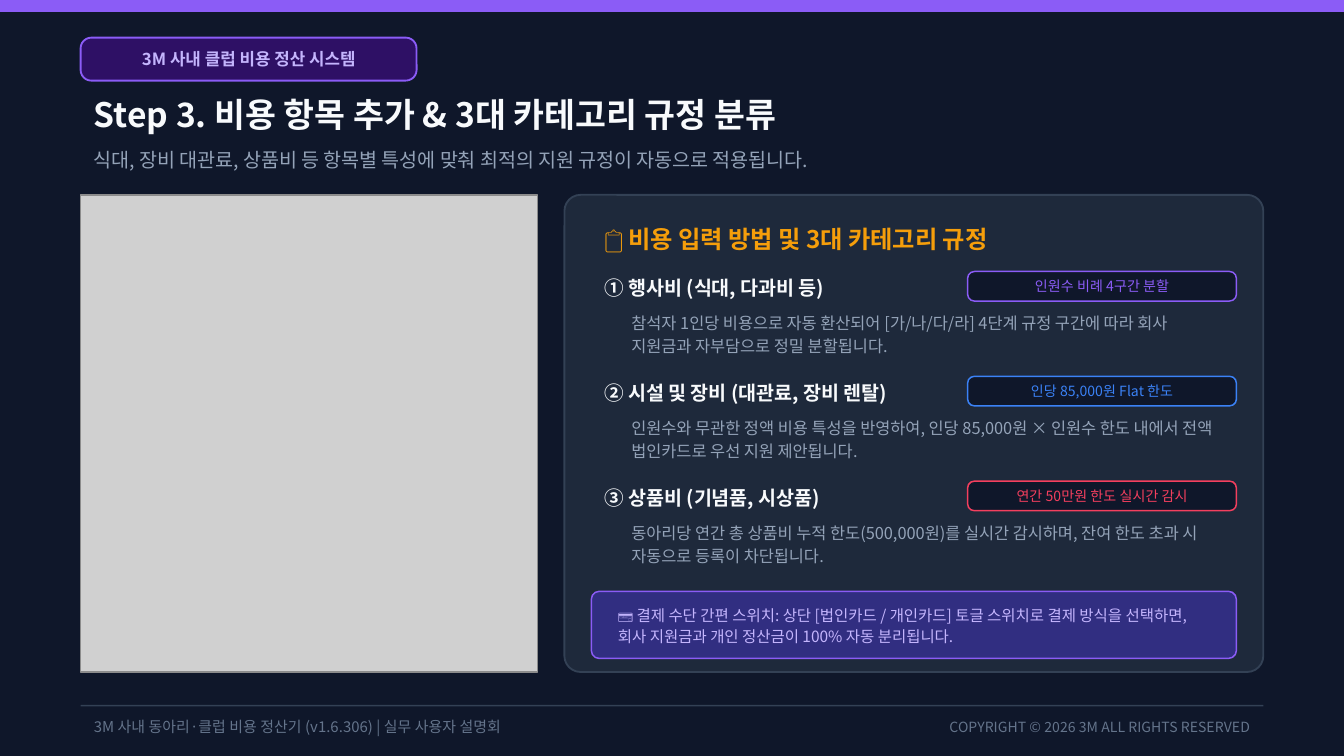
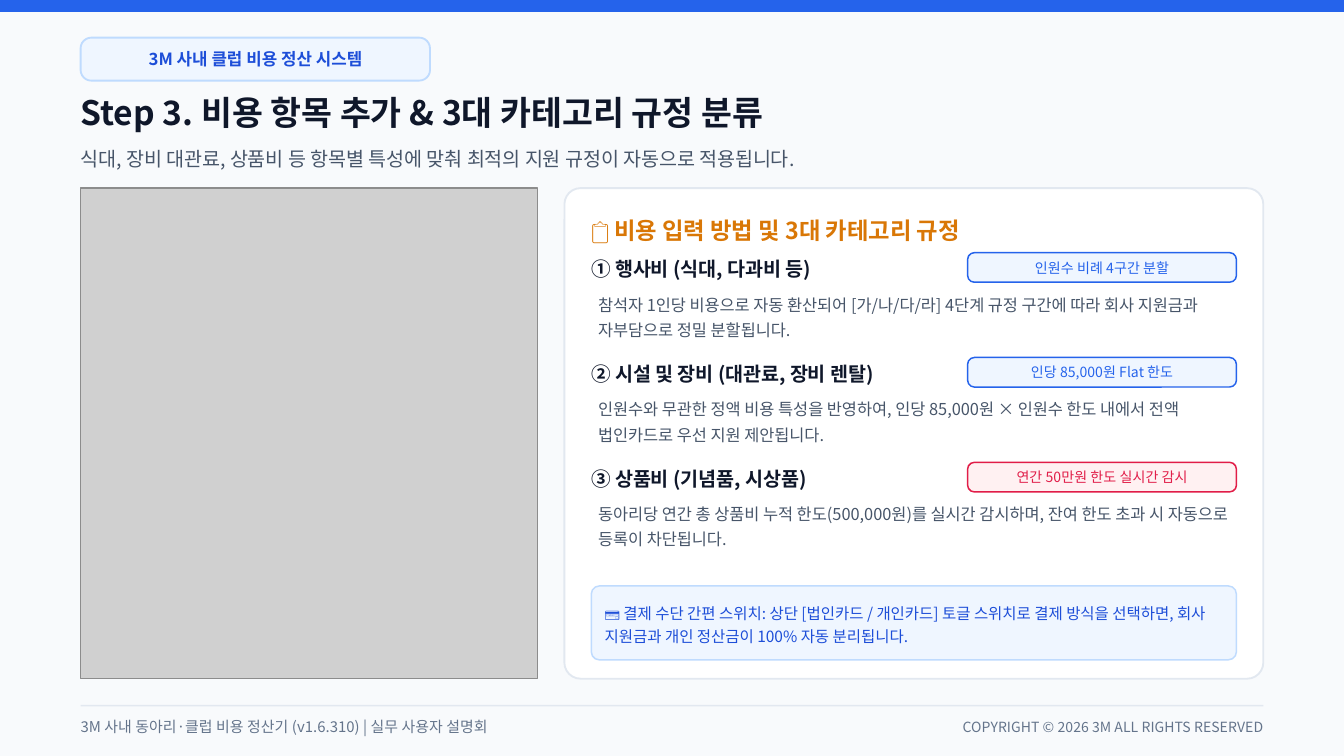
Before and after one commit to gochujangs33-dot/Club-expense, a slide deck: slide 5 of 3M_사내_클럽_비용_정산_시스템_사용_설명회.pptx. Drawn at 1344x756 pixels with LibreOffice and Linux fonts; fonts in the diff are those of the drawing; grey boxes stand for pictures. Boxes give left, top, right and bottom in pixels: in the first picture for what was removed or moved away, otherwise in the second. Text is boxed around its words. In the diff, an @@ line names an element or a change of style, - is before the commit and + after.

Commit message:
v1.6.311: 발표용 설명회 PPT 라이트 테마 전면 개편(줄간격/여백 최적화) 및 결산 보고서 소진율 퍼센트 줄바꿈 방지

```diff
--- a/3M_사내_클럽_비용_정산_시스템_사용_설명회.pptx
+++ b/3M_사내_클럽_비용_정산_시스템_사용_설명회.pptx
@@ rectangle at (0, 0, 1344, 755): fill #0F172A to #F8FAFC; outline #0F172A 1 pt to #F8FAFC 1 pt @@
@@ rectangle at (0, 0, 1344, 11): fill #8B5CF6 to #2563EB; outline #8B5CF6 1 pt to #2563EB 1 pt @@
@@ text "3M 사내 클럽 비용 정산 ..." at (149, 51, 362, 67): text colour #C4B5FD to #1D4ED8 @@
@@ rounded rectangle: place and size @@
-rounded rectangle at (81, 38, 417, 81)
+rounded rectangle at (81, 38, 430, 81)
@@ rounded rectangle at (81, 38, 430, 81): fill #2E1065 to #EFF6FF; outline #8B5CF6 1 pt to #BFDBFE 1 pt @@
@@ text "식대, 장비 대관료, 상품비 등 ..." at (81, 149, 794, 170): text colour #94A3B8 to #475569 @@
@@ picture: place and size @@
-picture at (81, 195, 538, 672)
+picture at (81, 188, 538, 679)
@@ rounded rectangle: place and size @@
-rounded rectangle at (564, 195, 1263, 672)
+rounded rectangle at (564, 188, 1263, 679)
@@ rounded rectangle at (564, 188, 1263, 679): fill #1E293B to #FFFFFF; outline #334155 1 pt to #E2E8F0 1 pt; proportions changed @@
@@ text "📋 비용 입력 방법 및 ...": place and size @@
-text "📋 비용 입력 방법 및 ..." at (628, 227, 988, 250)
+text "📋 비용 입력 방법 및 ..." at (614, 219, 960, 241)
@@ text "📋 비용 입력 방법 및 ..." at (614, 219, 960, 241): size 13 to 12.5 pt, text colour #F59E0B to #D97706 @@
@@ text "인원수 비례 4구간 분할" at (1035, 261, 1169, 274): text colour #8B5CF6 to #2563EB @@
@@ rounded rectangle at (968, 253, 1236, 282): fill #0F172A to #EFF6FF; outline #8B5CF6 0.8 pt to #2563EB 0.8 pt @@
@@ text "참석자 1인당 비용으로 자동 환산되어 ...": place and size @@
-text "참석자 1인당 비용으로 자동 환산되어 ..." at (631, 315, 1167, 353)
+text "참석자 1인당 비용으로 자동 환산되어 ..." at (598, 297, 1198, 338)
@@ text "인당 85,000원 Flat 한도" at (1031, 365, 1173, 380): text colour #3B82F6 to #2563EB @@
@@ rounded rectangle at (968, 358, 1236, 387): fill #0F172A to #EFF6FF; outline #3B82F6 0.8 pt to #2563EB 0.8 pt @@
@@ text "인원수와 무관한 정액 비용 특성을 ...": place and size @@
-text "인원수와 무관한 정액 비용 특성을 ..." at (631, 420, 1212, 458)
+text "인원수와 무관한 정액 비용 특성을 ..." at (598, 401, 1179, 443)
@@ text colour #F8FAFC to #0F172A in 4 elements at (81, 96, 763, 133), (591, 259, 811, 280), (591, 364, 873, 385), (591, 469, 806, 490) @@
@@ 6 texts, 3 rounded rectangles: place and size @@
-6 texts, 3 rounded rectangles at (605, 271, 1236, 511)
+6 texts, 3 rounded rectangles at (591, 253, 1236, 492)
@@ text "연간 50만원 한도 실시간 감시" at (1017, 470, 1188, 483): text colour #F43F5E to #E11D48 @@
@@ rounded rectangle at (968, 462, 1236, 492): fill #0F172A to #FFF1F2; outline #F43F5E 0.8 pt to #E11D48 0.8 pt @@
@@ text colour #94A3B8 to #475569; line spacing 12pt to 13.5pt in 3 elements at (598, 297, 1198, 338), (598, 401, 1179, 443), (598, 506, 1228, 547) @@
@@ text "동아리당 연간 총 상품비 누적 ...": place and size @@
-text "동아리당 연간 총 상품비 누적 ..." at (631, 525, 1197, 563)
+text "동아리당 연간 총 상품비 누적 ..." at (598, 506, 1228, 547)
@@ rounded rectangle: place and size @@
-rounded rectangle at (591, 591, 1236, 659)
+rounded rectangle at (591, 586, 1236, 660)
@@ rounded rectangle at (591, 586, 1236, 660): fill #312E81 to #EFF6FF; outline #8B5CF6 0.8 pt to #BFDBFE 0.8 pt; proportions changed @@
@@ text "💳 결제 수단 간편 스위치: ..." at (605, 606, 1205, 644): text colour #C4B5FD to #1D4ED8; line spacing 11pt to 12.5pt @@
@@ text at (81, 719, 487, 735): text changed @@
-3M 사내 동아리·클럽 비용 정산기 (v1.6.306) | 실무 사용자 설명회
+3M 사내 동아리·클럽 비용 정산기 (v1.6.310) | 실무 사용자 설명회
@@ line (81, 706) - (1263, 706): stroke #334155 0.8 pt to #E2E8F0 0.8 pt @@
@@ text "COPYRIGHT © 2026 3M ALL ...": place and size @@
-text "COPYRIGHT © 2026 3M ALL ..." at (949, 722, 1250, 732)
+text "COPYRIGHT © 2026 3M ALL ..." at (963, 721, 1263, 732)
```
Also in this commit, not shown: 11 other slides changed, 17 other files.
